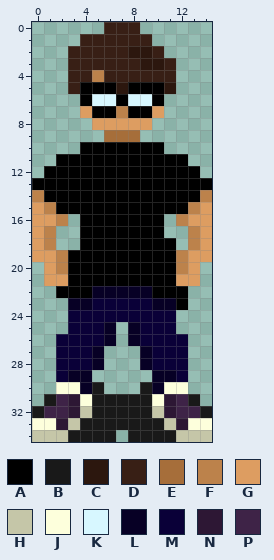
Two states of a pixel-art sprite, My project/Assets/Player/down1 1.png. Above, as it was before the edit.
The file is 15x35 pixels.
Palette (. is transparent): A #000000  B #191919  C #2c170e  D #381f15  E #a66e3a  F #bc824b  G #dd9d61  H #c5c6a8  J #fdffdc  K #d7f7ff  L #070025  M #0a0038  N #2d1734  P #3e2347
Pixels before, first column x 0:
 0 ......DDD......
 1 ....DDDDDD.....
 2 ...DDDDDCCD....
 3 ...DDDDDDCCD...
 4 ...DDFDDDDDD...
 5 ...DAAACAAAC...
 6 ....AKKAKKA....
 7 ....GAAFAAG....
 8 .....GGGGG.....
 9 ......EEE......
10 ....AAAAAAA....
11 ..AAAAAAAAAAA..
12 .AAAAAAAAAAAAA.
13 AAAAAAAAAAAAAAA
14 FAAAAAAAAAAAAAF
15 GFAAAAAAAAAAAFG
16 GGF.AAAAAAA.FGG
17 GF..AAAAAAA..FG
18 GF..AAAAAAAA.FG
19 GGFAAAAAAAAAFGG
20 .GFAAAAAAAAAFG.
21 .GGAAAAAAAAAGG.
22 ..AAALLLLLAAA..
23 ...LLMMMMMLLA..
24 ...MMMMMMMMM...
25 ...MMML.LMMM...
26 ..MMMML.LMMMM..
27 ..MMML...LMMM..
28 ..MMML...LMMM..
29 ..MLL.....LLM..
30 ..JJLB...BLJJ..
31 .BPNJBBBBBJNPB.
32 BPPNHBBBBBHNPPB
33 JJNHBBBBBBBHNJJ
34 HHHBBBB.BBBBHHH
The result:
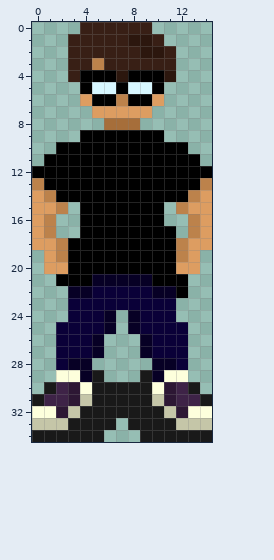
Difference:
Changed rows in their new state; - is an unchanged pixel.
first column x 0:
 0 ----DD---D-----
 1 ---D----CCD----
 2 --------D-CD---
 3 -----F---DD----
 4 ----AAACAAAC---
 5 ---.-KKAKK-.---
 6 ----GAAFAAG----
 7 ----.GGGGG.----
 8 -----.EEE.-----
 9 ----AAAAAAA----
10 --AA-------AA--
11 -A-----------A-
12 A-------------A
13 F-------------F
14 GF-----------FG
15 -GF.-------.FG-
16 -F.---------.F-
17 -----------A---
18 -GFA--------FG-
19 .-------------.
20 --G---------G--
21 -.A--LLLLL--A.-
22 --.LLMMMMMLL---
23 ---MM-----MM.--
24 ------L.L------
25 --M---------M--
26 -----L.-.L-----
28 ---LL.---.LL---
29 --JJ-B---B-JJ--
30 -BPNJ-BBB-JNPB-
31 BP--H-----H--PB
32 JJNHB-----BHNJJ
33 HHHB---.---BHHH
34 BBB---.-.---BBB
